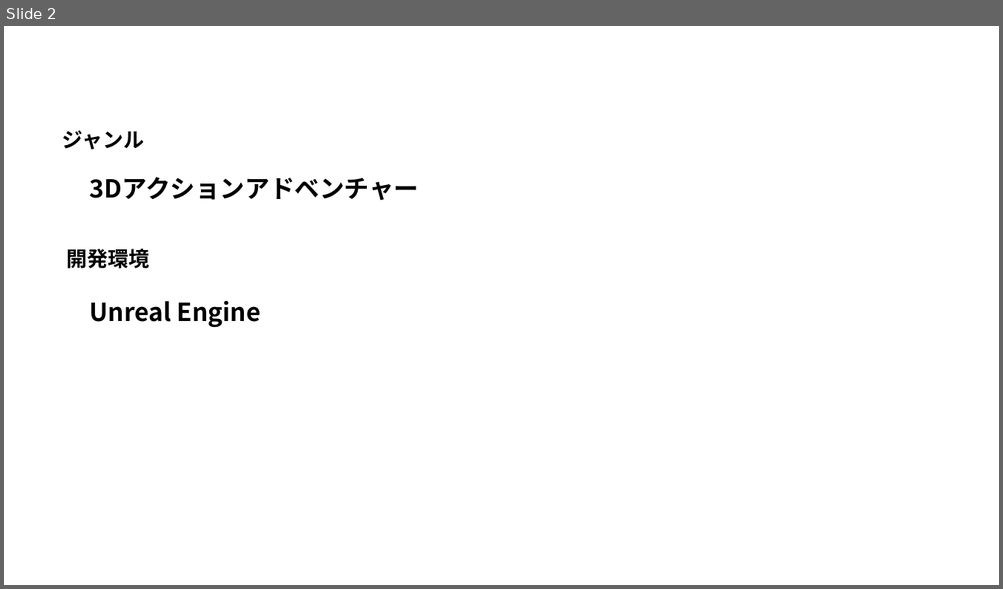
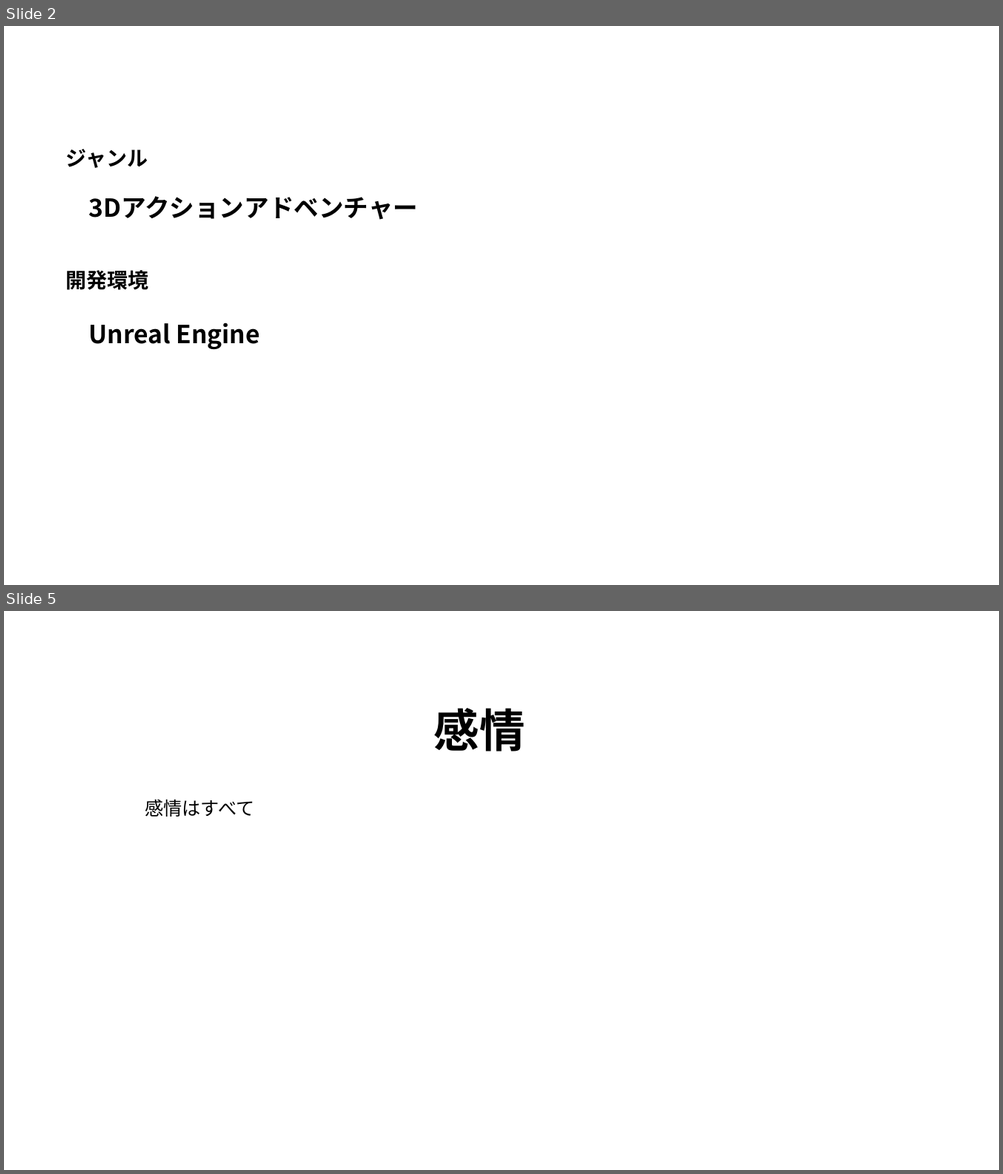
Before and after one commit to kirinokazuto/adventure, a slide deck: 企画書.pptx. Shown one above the other, each under a label of ours: slide 2 before the commit, slides 2 and 5 after it; the slides between them are not shown. The pictures are 1003x589 and 1003x1174 pixels, drawn with LibreOffice and Linux fonts; fonts in the diff are those of the drawing. Boxes give left, top, right and bottom in pixels: in the first picture for what was removed or moved away, otherwise in the second. Text is boxed around its words. In the diff, an @@ line names an element or a change of style, - is before the commit and + after.

```diff
--- a/企画書.pptx
+++ b/企画書.pptx
@@ slide 5 added at [4, 611, 999, 1170], background #FFFFFF @@
@@ text added at [433, 708, 524, 752], 44 pt, text #000000, bold @@
+感情
@@ text added at [145, 799, 254, 817], 18 pt, text #000000 @@
+感情はすべて
@@ slide 2 changed as well @@
@@ text "ジャンル": place and size @@
-text "ジャンル" at [62, 130, 145, 150]
+text "ジャンル" at [66, 149, 148, 168]
@@ text "3Dアクションアドベンチャー": place and size @@
-text "3Dアクションアドベンチャー" at [89, 177, 418, 201]
+text "3Dアクションアドベンチャー" at [88, 196, 418, 220]
@@ text "開発環境": place and size @@
-text "開発環境" at [66, 249, 149, 269]
+text "開発環境" at [66, 270, 149, 290]
@@ text "Unreal Engine": place and size @@
-text "Unreal Engine" at [89, 301, 261, 327]
+text "Unreal Engine" at [88, 323, 260, 349]
```
Also in this commit, not shown: 2 other slides changed, 3 other slides added, 1 slide removed, 1 other file.
